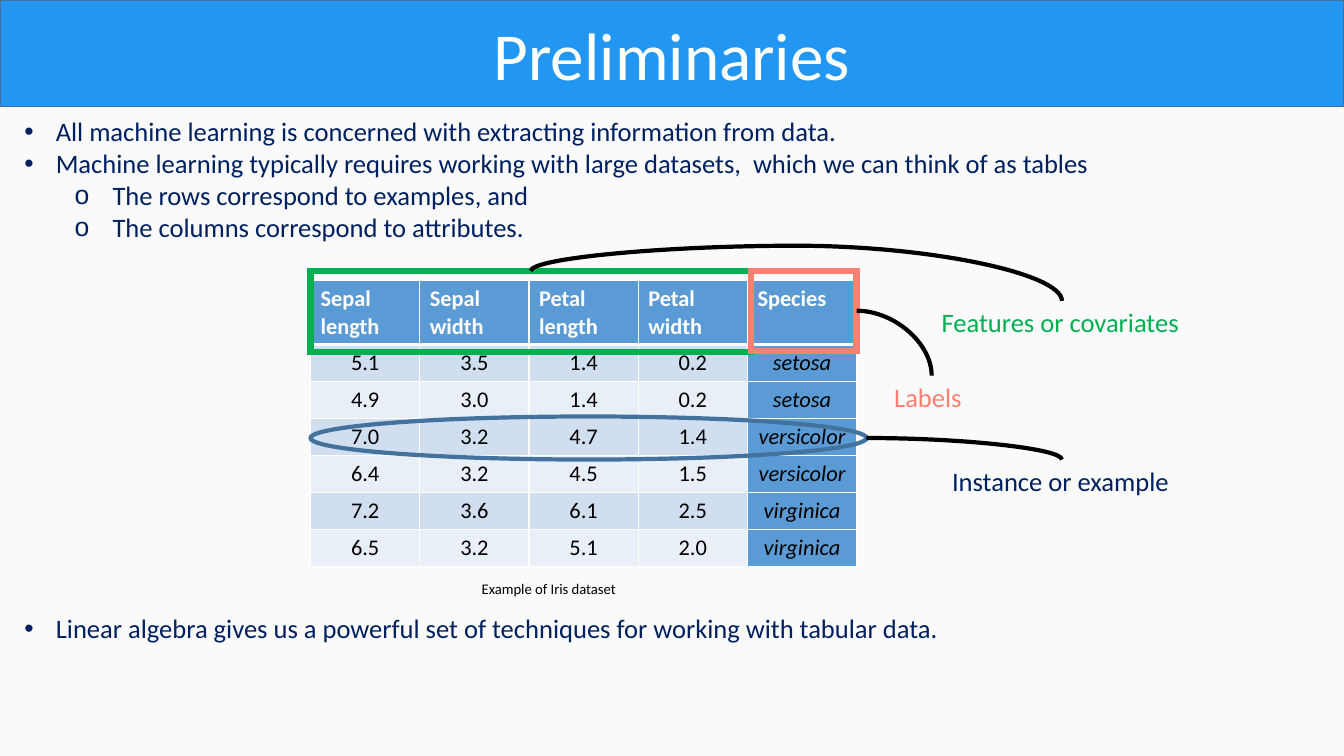
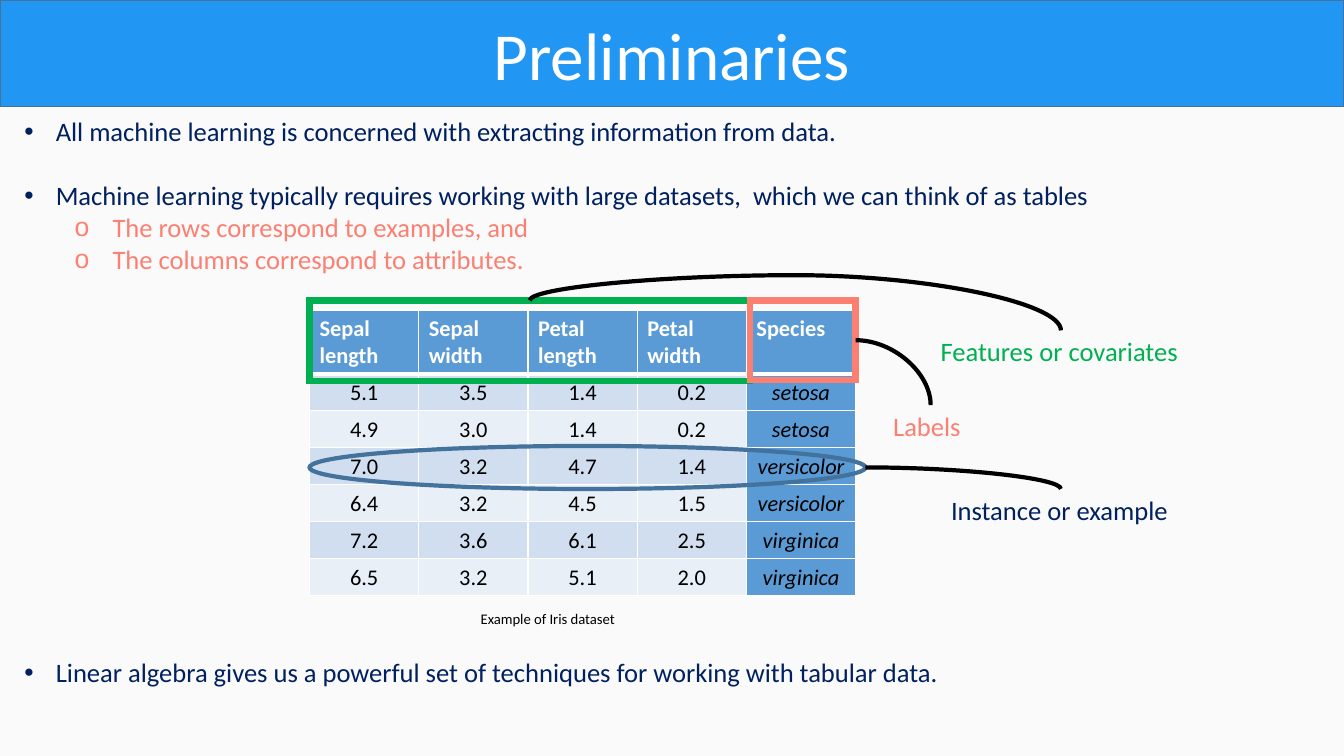
Before and after one commit to OmarAlmighty/D2L-Slides, a slide deck: slide 4 of D2L CH2 part1.pptx. Drawn at 1344x756 pixels with LibreOffice and Linux fonts; fonts in the diff are those of the drawing. Boxes give left, top, right and bottom in pixels: in the first picture for what was removed or moved away, otherwise in the second. Text is boxed around its words. In the diff, an @@ line names an element or a change of style, - is before the commit and + after.

```diff
--- a/D2L CH2 part1.pptx
+++ b/D2L CH2 part1.pptx
@@ text at <box>113,218,528,273</box>: text colour #002060 to #FB8072 in "The rows correspond to examples, and", "The columns correspond to attributes." @@
@@ 4 texts, 3 curved lines, 2 rectangles, 1 table, 1 ellipse: place and size @@
-4 texts, 3 curved lines, 2 rectangles, 1 table, 1 ellipse at <box>311,246,1179,597</box>
+4 texts, 3 curved lines, 2 rectangles, 1 table, 1 ellipse at <box>310,275,1178,627</box>
@@ text "Linear algebra gives us a ...": place and size @@
-text "Linear algebra gives us a ..." at <box>56,619,937,643</box>
+text "Linear algebra gives us a ..." at <box>56,663,937,687</box>
```
Also in this commit, not shown: 15 other slides changed, 5 other files.
